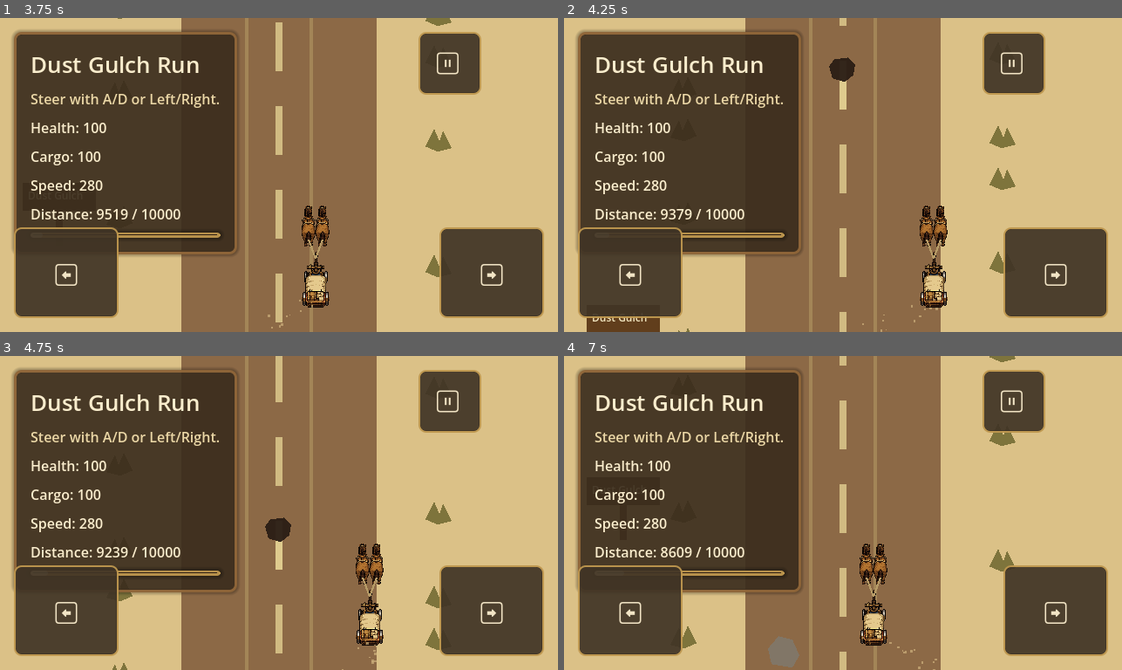
Above: before the commit, frames 1-4 (two rows, left to right).
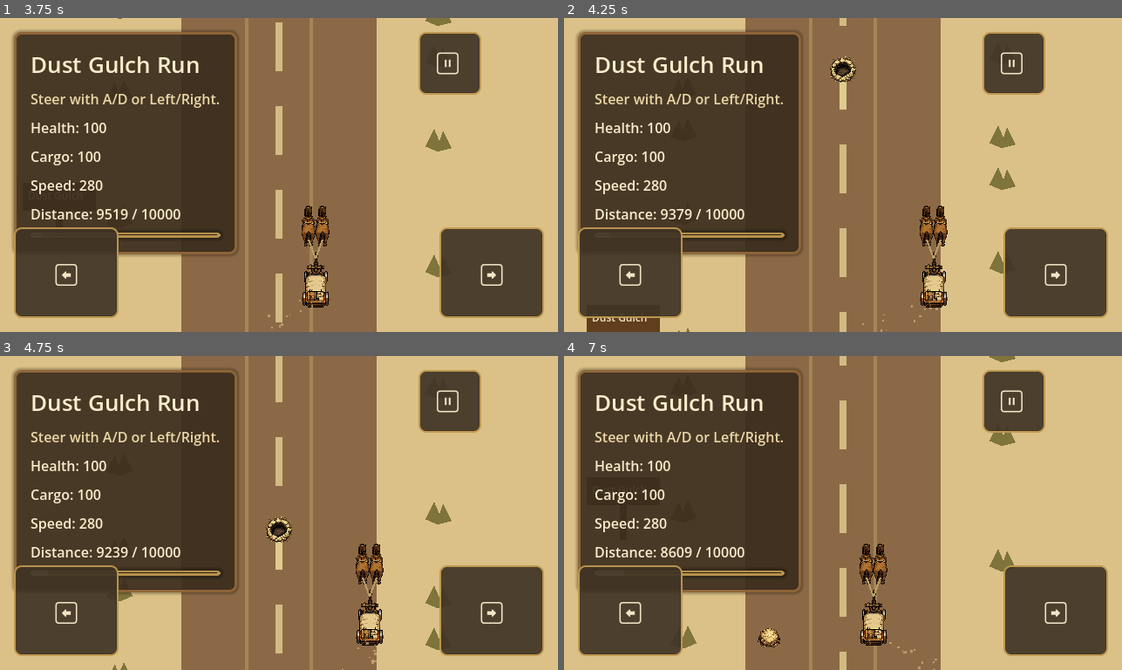
Above: after the commit, the same moments.

Repository: bbenefield89/The-Last-Delivery-to-Dust-Gulch
Game: Godot game, scene res://Scenes/AppRoot/AppRoot.tscn
Two runs of this game, one before a commit and one after it. Both use one fixed random seed, a clock stepped at 60 frames per second and the inputs below. Sound files missing from this copy of the repository are replaced by a short silence.
Inputs (mouse positions are in pixels of both pictures, inside the frame that each line leads up to):
- Up to frame 1 (3.75 s): click "Play" at 0.5 s; click "Play" at 1.25 s; click "" at 2 s; click "" at 2.75 s; tap Enter (ui_accept) at 3.5 s; move the mouse to (401, 159) at 3.52 s; hold D (steer_right) from 3.53 s (still down); tap T (return_to_title) at 3.6 s; click (401, 159) at 3.67 s
- Up to frame 2 (4.25 s): keep holding D (steer_right); tap Enter (ui_accept) at 3.77 s
- Up to frame 3 (4.75 s): release D (steer_right) at 4.25 s; drag from (167, 528) to (251, 575) at 4.27 s
- Up to frame 4 (7 s): move the mouse to (898, 443) at 5.02 s; hold D (steer_right) 5.03-5.75 s; tap Alt at 5.1 s; drag from (815, 575) to (675, 465) at 5.77 s; move the mouse to (1010, 560) at 6.52 s; hold A (steer_left) from 6.53 s (still down); tap Backspace at 6.6 s; tap Enter (ui_accept) at 6.77 s

Frame 1 is identical in both runs. In frame 2, 0.2% of the frame differs, in the area x 47-53%, y 12-21%; in frame 3, 0.2%; in frame 4, 0.5%, in the area x 34-43%, y 86-100%.

Commit message:
feat(art): replace hazard placeholders

Diff:
--- a/Scripts/Hazards/hazard_spawner.gd
+++ b/Scripts/Hazards/hazard_spawner.gd
@@ -4,6 +4,9 @@
 const LANE_X_POSITIONS := [-68.0, 0.0, 68.0]
 const DEFAULT_SPAWN_Y := -320.0
 const DEFAULT_DESPAWN_Y := 260.0
+const POTHOLE_TEXTURE := preload("res://Assets/Tilesets/Pothole/Pothole-32x32.png")
+const ROCK_TEXTURE := preload("res://Assets/Tilesets/Boulder/Boulder-32x32.png")
+const TUMBLEWEED_TEXTURE := preload("res://Assets/Tilesets/Tumbleweed/Tumbleweed-32x32.png")
 const MAX_PROGRESS_SPAWN_MULTIPLIER := 0.68
 const PRESSURE_PAIR_PROGRESS_THRESHOLD := 0.72
 const HAZARD_DAMAGE := {
@@ -24,12 +27,6 @@
 	{"type": &"pothole", "lane_index": 0, "spacing": 620.0},
 	{"type": &"tumbleweed", "lane_index": 1, "spacing": 560.0},
 ]
-
-const HAZARD_COLORS := {
-	&"pothole": Color(0.168627, 0.117647, 0.082353, 0.95),
-	&"rock": Color(0.501961, 0.470588, 0.411765, 0.95),
-	&"tumbleweed": Color(0.690196, 0.556863, 0.294118, 0.95),
-}
 
 var _pattern_index := 0
 var _distance_until_next_spawn := 0.0
@@ -52,7 +49,7 @@
 
 func _move_hazards(distance_delta: float) -> void:
 	for child in get_children():
-		if child is Polygon2D:
+		if child is Node2D:
 			child.position.y += distance_delta
 
 
@@ -116,56 +113,27 @@
 	return 1
 
 
-func _build_hazard_visual(hazard_type: StringName) -> Polygon2D:
-	var hazard := Polygon2D.new()
-	hazard.polygon = _get_hazard_polygon(hazard_type)
-	hazard.color = HAZARD_COLORS.get(hazard_type, Color.WHITE)
+func _build_hazard_visual(hazard_type: StringName) -> Sprite2D:
+	var hazard := Sprite2D.new()
+	hazard.texture = _get_hazard_texture(hazard_type)
 	return hazard
 
 
-func _get_hazard_polygon(hazard_type: StringName) -> PackedVector2Array:
+func _get_hazard_texture(hazard_type: StringName) -> Texture2D:
 	match hazard_type:
 		&"pothole":
-			return PackedVector2Array([
-				Vector2(-16.0, -4.0),
-				Vector2(-10.0, -12.0),
-				Vector2(6.0, -14.0),
-				Vector2(14.0, -6.0),
-				Vector2(12.0, 6.0),
-				Vector2(2.0, 14.0),
-				Vector2(-12.0, 10.0),
-			])
+			return POTHOLE_TEXTURE
 		&"rock":
-			return PackedVector2Array([
-				Vector2(-14.0, 14.0),
-				Vector2(-18.0, -4.0),
-				Vector2(-6.0, -18.0),
-				Vector2(10.0, -14.0),
-				Vector2(18.0, 4.0),
-				Vector2(10.0, 18.0),
-			])
+			return ROCK_TEXTURE
 		&"tumbleweed":
-			return PackedVector2Array([
-				Vector2(-8.0, -16.0),
-				Vector2(6.0, -15.0),
-				Vector2(16.0, -6.0),
-				Vector2(14.0, 10.0),
-				Vector2(2.0, 18.0),
-				Vector2(-14.0, 14.0),
-				Vector2(-18.0, 0.0),
-			])
+			return TUMBLEWEED_TEXTURE
 		_:
-			return PackedVector2Array([
-				Vector2(0.0, -32.0),
-				Vector2(32.0, 0.0),
-				Vector2(0.0, 32.0),
-				Vector2(-32.0, 0.0),
-			])
+			return POTHOLE_TEXTURE
 
 
 func _cleanup_hazards() -> void:
 	for child in get_children():
-		if child is Polygon2D and child.position.y > DEFAULT_DESPAWN_Y:
+		if child is Node2D and child.position.y > DEFAULT_DESPAWN_Y:
 			child.queue_free()
 
 
@@ -174,18 +142,18 @@
 	var wagon_rect := Rect2(wagon_position - (wagon_size * 0.5), wagon_size)
 
 	for child in get_children():
-		if not child is Polygon2D:
+		if not child is Node2D:
 			continue
 
-		var polygon := child as Polygon2D
-		var hazard_size := _get_hazard_size(polygon.get_meta("hazard_type", &""))
-		var hazard_rect := Rect2(polygon.position - (hazard_size * 0.5), hazard_size)
+		var hazard := child as Node2D
+		var hazard_size := _get_hazard_size(hazard.get_meta("hazard_type", &""))
+		var hazard_rect := Rect2(hazard.position - (hazard_size * 0.5), hazard_size)
 		if wagon_rect.intersects(hazard_rect):
 			collisions.append({
-				"type": polygon.get_meta("hazard_type", &""),
-				"damage": HAZARD_DAMAGE.get(polygon.get_meta("hazard_type", &""), 0),
-				"cargo_damage": HAZARD_CARGO_DAMAGE.get(polygon.get_meta("hazard_type", &""), 0),
-				"node": polygon,
+				"type": hazard.get_meta("hazard_type", &""),
+				"damage": HAZARD_DAMAGE.get(hazard.get_meta("hazard_type", &""), 0),
+				"cargo_damage": HAZARD_CARGO_DAMAGE.get(hazard.get_meta("hazard_type", &""), 0),
+				"node": hazard,
 			})
 
 	return collisions
--- a/Tests/Unit/test_hazard_spawner.gd
+++ b/Tests/Unit/test_hazard_spawner.gd
@@ -10,10 +10,11 @@
 
 	spawner.advance(540.0)
 
-	var hazard: Polygon2D = spawner.get_child(0)
+	var hazard: Sprite2D = spawner.get_child(0)
 	assert_eq(hazard.get_meta("hazard_type"), &"pothole")
 	assert_eq(hazard.get_meta("lane_index"), 1)
 	assert_eq(hazard.position.x, 0.0)
+	assert_eq(hazard.texture, HazardSpawnerType.POTHOLE_TEXTURE)
 
 
 func test_advance_cycles_through_multiple_hazard_types() -> void:
@@ -25,7 +26,7 @@
 
 	var spawned_types: Array[StringName] = []
 	for child in spawner.get_children():
-		if child is Polygon2D:
+		if child is Sprite2D:
 			spawned_types.append(child.get_meta("hazard_type"))
 
 	assert_true(spawned_types.has(&"pothole"))
@@ -33,7 +34,7 @@
 	assert_true(spawned_types.has(&"tumbleweed"))
 
 
-func test_each_hazard_type_has_a_distinct_readable_shape() -> void:
+func test_each_hazard_type_uses_a_distinct_readable_sprite() -> void:
 	var spawner := HazardSpawnerType.new()
 	add_child_autofree(spawner)
 	await wait_process_frames(1)
@@ -45,9 +46,12 @@
 	autofree(rock)
 	autofree(tumbleweed)
 
-	assert_ne(pothole.polygon, rock.polygon)
-	assert_ne(rock.polygon, tumbleweed.polygon)
-	assert_ne(pothole.polygon, tumbleweed.polygon)
+	assert_eq(pothole.texture, HazardSpawnerType.POTHOLE_TEXTURE)
+	assert_eq(rock.texture, HazardSpawnerType.ROCK_TEXTURE)
+	assert_eq(tumbleweed.texture, HazardSpawnerType.TUMBLEWEED_TEXTURE)
+	assert_ne(pothole.texture, rock.texture)
+	assert_ne(rock.texture, tumbleweed.texture)
+	assert_ne(pothole.texture, tumbleweed.texture)
 
 
 func test_advance_removes_hazards_after_they_leave_the_screen() -> void:
@@ -58,7 +62,7 @@
 	spawner.advance(500.0)
 
 	for child in spawner.get_children():
-		if child is Polygon2D:
+		if child is Sprite2D:
 			child.position.y = HazardSpawnerType.DEFAULT_DESPAWN_Y + 40.0
 
 	spawner._cleanup_hazards()
@@ -111,12 +115,13 @@
 
 	assert_eq(spawner.get_child_count(), 2)
 
-	var primary_hazard: Polygon2D = spawner.get_child(0)
-	var pressure_hazard: Polygon2D = spawner.get_child(1)
+	var primary_hazard: Sprite2D = spawner.get_child(0)
+	var pressure_hazard: Sprite2D = spawner.get_child(1)
 
 	assert_eq(primary_hazard.get_meta("lane_index"), 1)
 	assert_eq(pressure_hazard.get_meta("lane_index"), 0)
 	assert_eq(pressure_hazard.get_meta("hazard_type"), &"rock")
+	assert_eq(pressure_hazard.texture, HazardSpawnerType.ROCK_TEXTURE)
 
 
 func test_pair_pressure_does_not_start_before_tuned_threshold() -> void:
--- a/Tests/Unit/test_run_scene.gd
+++ b/Tests/Unit/test_run_scene.gd
@@ -181,7 +181,7 @@
 
 	var spawner = scene.get_node("%HazardSpawner")
 	spawner.advance(540.0)
-	var hazard: Polygon2D = spawner.get_child(0)
+	var hazard: Sprite2D = spawner.get_child(0)
 	for i in range(1, spawner.get_child_count()):
 		spawner.get_child(i).queue_free()
 	hazard.position = Vector2(0.0, 0.0)
@@ -209,7 +209,7 @@
 
 	var spawner = scene.get_node("%HazardSpawner")
 	spawner.advance(540.0)
-	var hazard: Polygon2D = spawner.get_child(0)
+	var hazard: Sprite2D = spawner.get_child(0)
 	for i in range(1, spawner.get_child_count()):
 		spawner.get_child(i).queue_free()
 	hazard.position = Vector2(0.0, 0.0)
@@ -234,7 +234,7 @@
 
 	var spawner = scene.get_node("%HazardSpawner")
 	spawner.advance(540.0)
-	var hazard: Polygon2D = spawner.get_child(0)
+	var hazard: Sprite2D = spawner.get_child(0)
 	for i in range(1, spawner.get_child_count()):
 		spawner.get_child(i).queue_free()
 	hazard.position = Vector2(0.0, 0.0)
Not shown, changed: kanban_tasks_data.kanban
